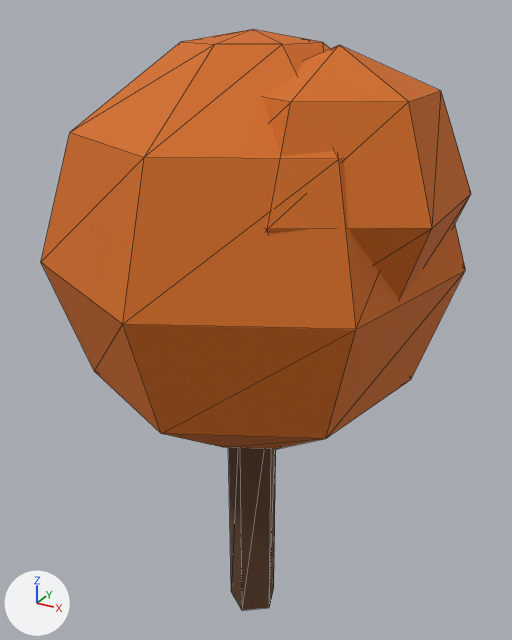
An edit to the glTF model land_tree_orange_elm.glb, drawn before and after from the same camera.
Rendered twice from a 50 mm camera at (4.02, -7.22, 8.2) aimed at (-0.09, 0.25, 4.47). The lights are fixed; the arrows at lower left show +X, +Y and +Z. The first picture is the older version. Mesh edges are drawn as thin lines. Vertices at exactly the same position are counted once.
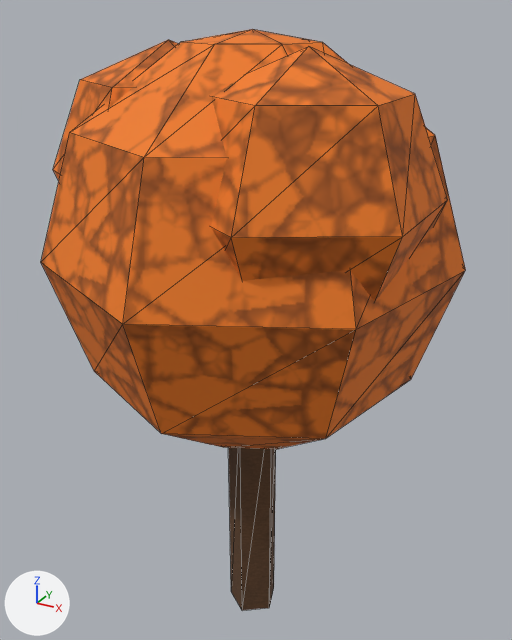
Changed parts and their boxes (x1, y1, x2, y2) in the pictures (512 x 640 px; the box of a moved part takes in the faces that stretch with it):
'Mesh_0', surface changed, reshaped: before (41, 29, 471, 610); after (41, 29, 466, 610)
part 1 of me_mesh_0, moved or reshaped: before (263, 45, 471, 299); after (211, 46, 448, 302)
part 2 of me_mesh_0, moved or reshaped (not visible before): after (53, 40, 178, 181)

What changed in the scene script:
```text
Add img_tex_foliage_png:
    img_tex_foliage_png = load_image('tex_foliage.png', 'tex_foliage.png', 256, 256, 'sRGB')
Change mat_land_leaf_orange:
    where n0 = _N.new('ShaderNodeBsdfPrincipled'); n0.name = 'Principled BSDF'
    remove n0.inputs[0].default_value = (0.646, 0.148, 0.0094, 1.0)  # 'Base Color', orange #d26b18
    add n2 = _N.new('ShaderNodeMix'); n2.name = 'Mix'
    add n2.data_type = 'RGBA'
    add n2.blend_type = 'MULTIPLY'
    add n2.inputs[0].default_value = 1.0  # 'Factor'
    add n2.inputs[7].default_value = (0.856, 0.197, 0.0125, 1.0)  # 'B', orange #ee7b1d
    add n3 = _N.new('ShaderNodeTexImage'); n3.name = 'Image Texture'
    add n3.image = img_tex_foliage_png
    add _L.new(n2.outputs[2], n0.inputs[0])  # 'Result' to 'Base Color'
    add _L.new(n3.outputs[0], n2.inputs[6])  # 'Color' to 'A'
Change me_mesh_0:
    used by ob_mesh_0; location = (0.0, 0.0, 0.0)
    remove me_mesh_0.from_pydata(...)  # 106 vertices, 164 faces; spans x -2.44..2.44, y -2.5..2.62, z 0.0..8.0
    add me_mesh_0.from_pydata(...)  # 106 vertices, 164 faces; spans x -2.44..2.44, y -2.5..2.25, z 0.0..8.0
    me_mesh_0 part 1: the loose piece of 20 vertices spanning x -0.2..2.4, y -1.72..1.28, z 4.88..7.88 is moved by (-0.15, -0.38, 0.0)
    me_mesh_0 part 2: the loose piece of 20 vertices spanning x -1.4..1.2, y -0.38..2.62, z 4.88..7.88 is moved by (-1.02, -1.1, 0.0)
    me_mesh_0 part 3: texture (UV) coordinates changed
```
